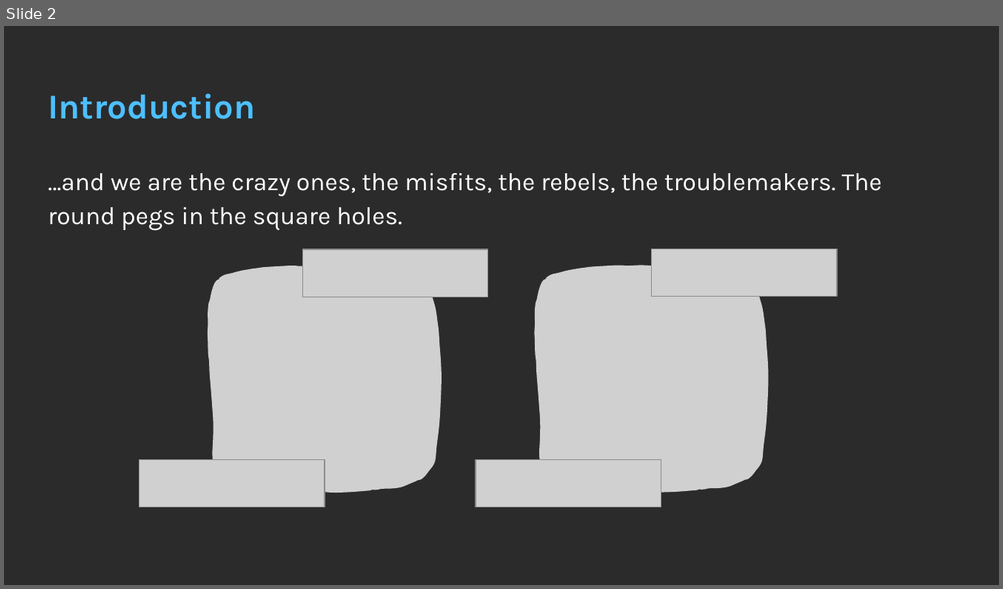
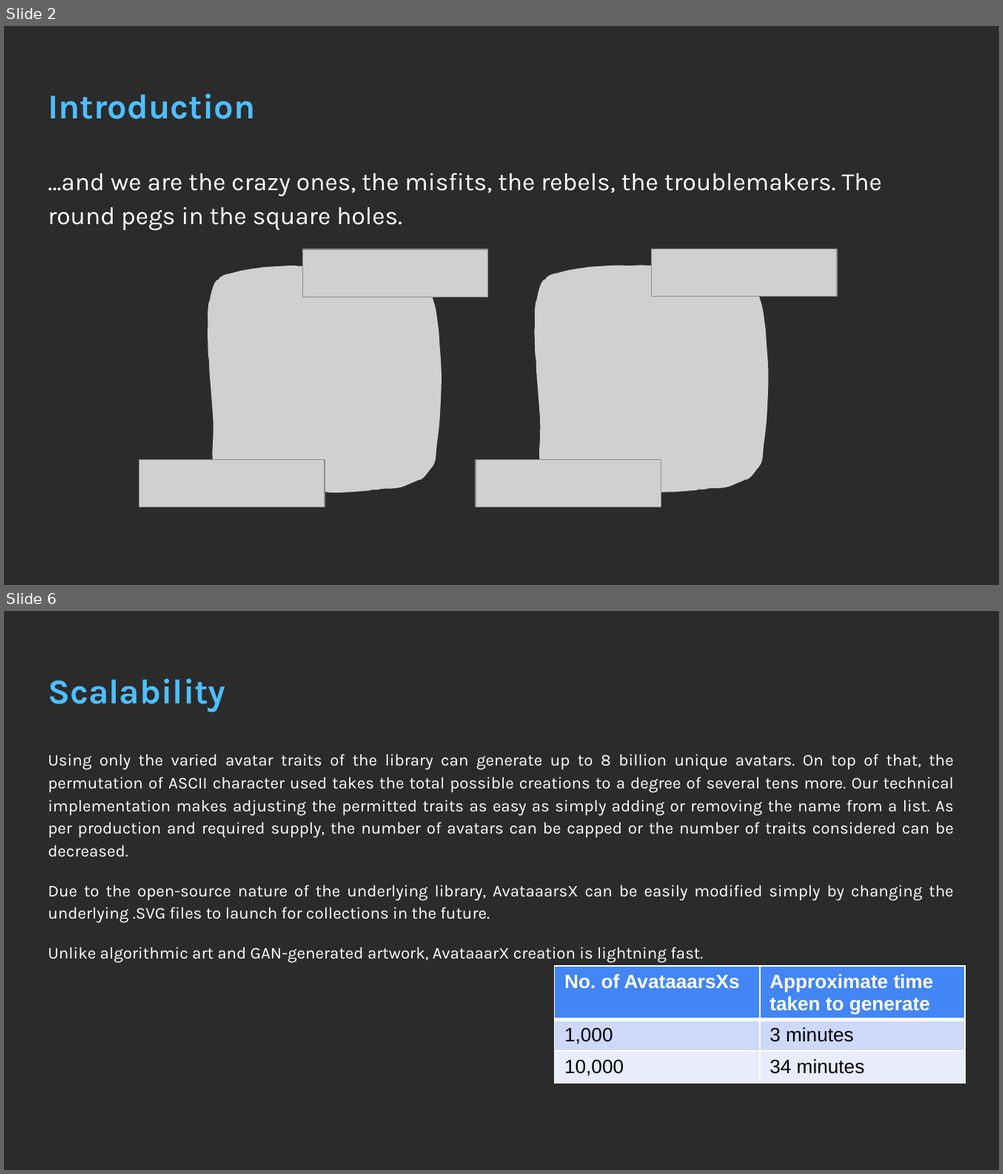
Before and after one commit to skhiearth/AvataaarsX, a slide deck: NFT Vision Hack Deck.pptx. Shown one above the other, each under a label of ours: slide 2 before the commit, slides 2 and 6 after it; the slides between them are not shown. The pictures are 1003x589 and 1003x1174 pixels, drawn with LibreOffice and Linux fonts; fonts in the diff are those of the drawing; grey boxes stand for pictures; background and template pictures are left out; a plain dark background stands for a picture behind light text. Boxes give left, top, right and bottom in pixels: in the first picture for what was removed or moved away, otherwise in the second. Text is boxed around its words. In the diff, an @@ line names an element or a change of style, - is before the commit and + after.

```diff
--- a/NFT Vision Hack Deck.pptx
+++ b/NFT Vision Hack Deck.pptx
@@ slide 6 added at (x1=4, y1=611, x2=999, y2=1170), background picture (left out) @@
@@ title added at (x1=48, y1=678, x2=225, y2=712), 25.2 pt, text #4DBFFF, bold @@
+Scalability
@@ text added at (x1=48, y1=754, x2=953, y2=963), 12 pt, text #FFFFFF @@
+Using only the varied avatar traits of the library can generate up to 8 billion unique avatars. On top of that, the permutation of ASCII character used takes the total possible creations to a degree of several tens more. Our technical implementation makes adjusting the permitted traits as easy as simply adding or removing the name from a list. As per production and required supply, the number of avatars can be capped or the number of traits considered can be decreased.
+Due to the open-source nature of the underlying library, AvataaarsX can be easily modified simply by changing the underlying .SVG files to launch for collections in the future.
+Unlike algorithmic art and GAN-generated artwork, AvataaarX creation is lightning fast.
@@ table added at (x1=554, y1=966, x2=964, y2=1088), 3 rows, 2 columns @@
+No. of AvataaarsXs | Approximate time taken to generate
+1,000 | 3 minutes
+10,000 | 34 minutes
```
Also in this commit, not shown: 1 slide changed, 2 other slides added, 3 slides removed, 3 other files.
